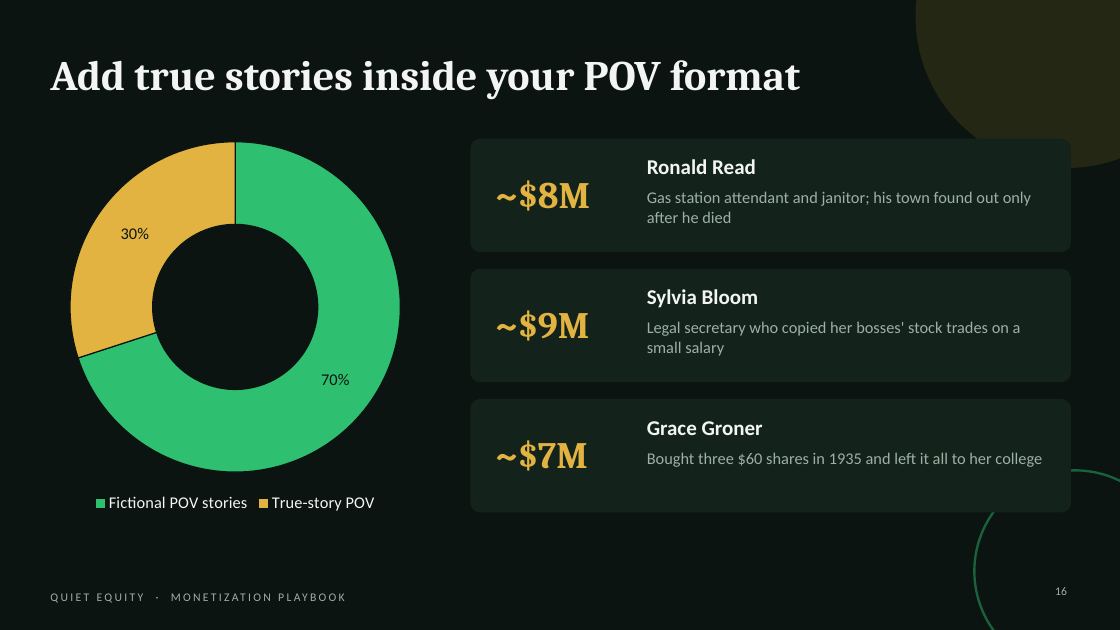
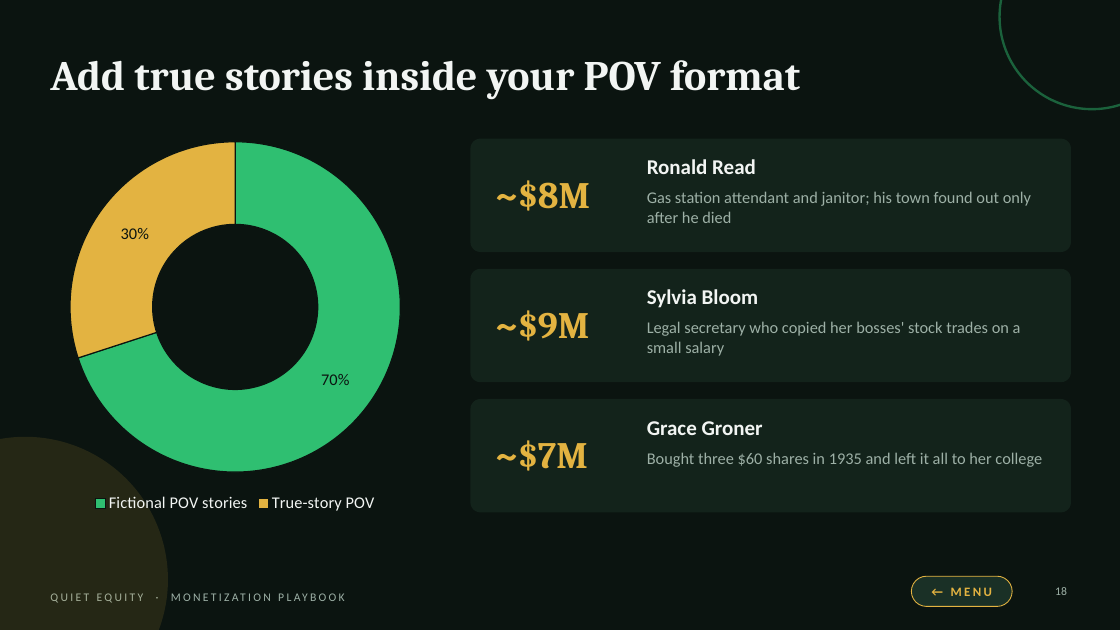
Before and after one commit to faithohams94-hash/faith-youtube-research, a slide deck: slide 18 of research/quiet-equity-playbook.pptx (slide 16 before the commit). Drawn at 1120x630 pixels with LibreOffice and Linux fonts; fonts in the diff are those of the drawing. Boxes give left, top, right and bottom in pixels: in the first picture for what was removed or moved away, otherwise in the second. Text is boxed around its words. In the diff, an @@ line names an element or a change of style, - is before the commit and + after.

```diff
--- a/research/quiet-equity-playbook.pptx
+++ b/research/quiet-equity-playbook.pptx
@@ ellipse: place and size @@
-ellipse at [916, 0, 1120, 168]
+ellipse at [1000, 0, 1120, 109]
@@ ellipse at [1000, 0, 1120, 109]: fill #E3B341 at 12% opacity to none; outline none to #2FBF71 2 pt @@
@@ ellipse added at [0, 437, 168, 630], fill #E3B341 at 12% opacity @@
@@ ellipse removed at [975, 471, 1120, 630] @@
@@ rounded rectangle added at [912, 576, 1012, 607], fill #1A3026, outline #E3B341 0.75 pt, 11 pt, text #E3B341, bold @@
+← MENU
```
Also in this commit, not shown: 22 other slides changed, 2 slides added, 3 other files.
